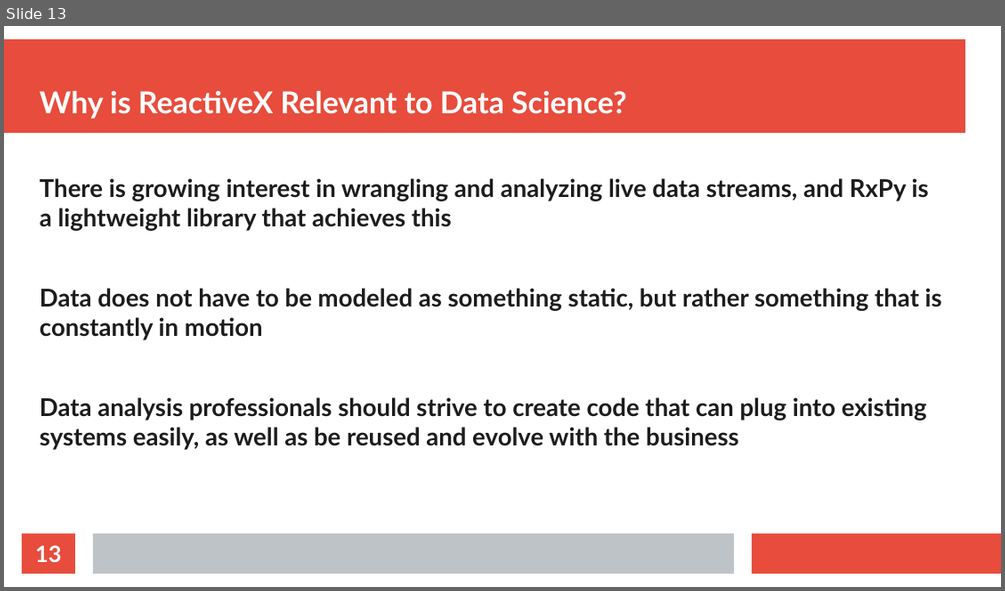
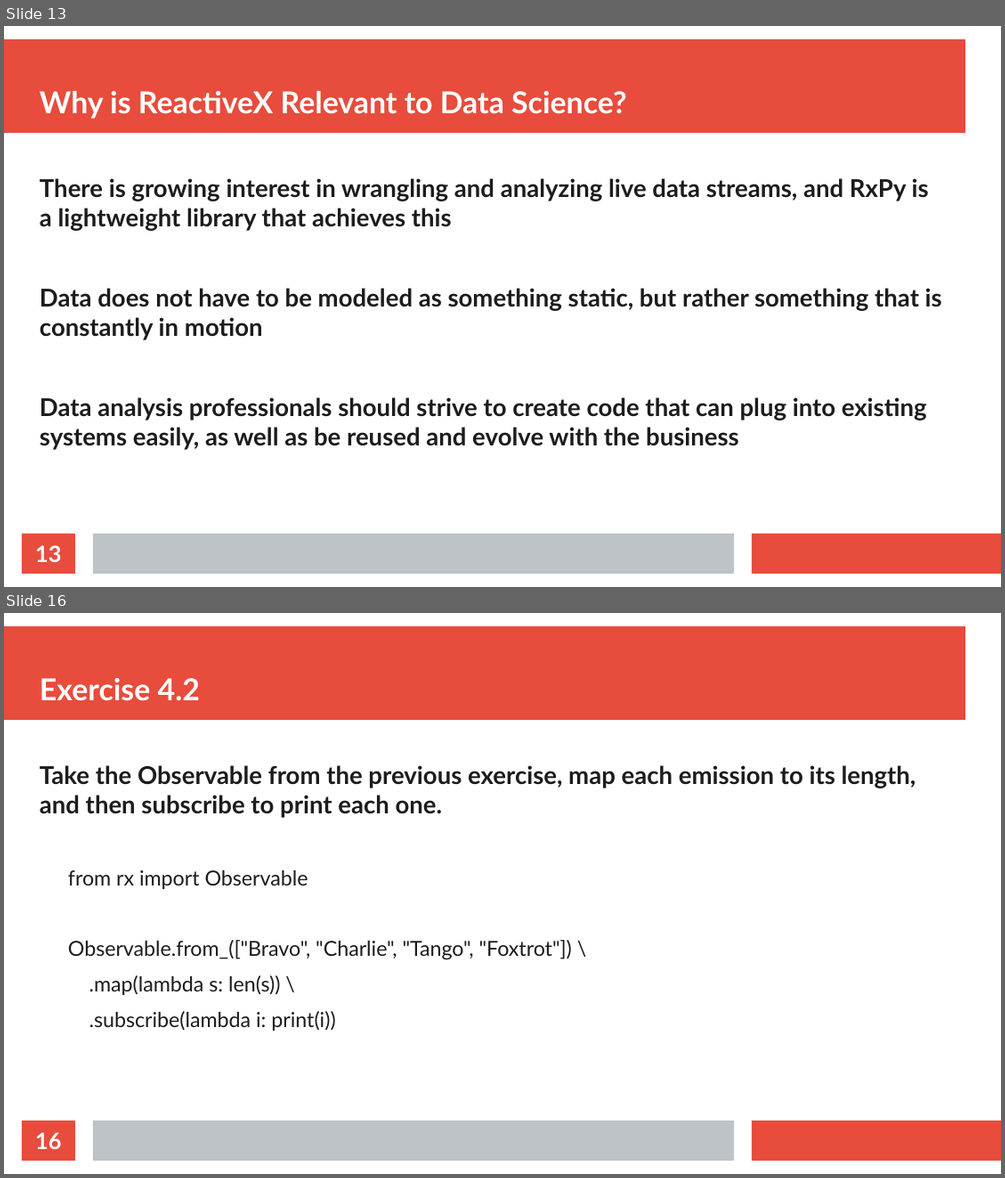
Before and after one commit to thomasnield/oreilly_reactive_python_for_data, a slide deck: resources/reactive_python_slides.odp. Shown one above the other, each under a label of ours: slide 13 before the commit, slides 13 and 16 after it; the slides between them are not shown. The pictures are 1005x591 and 1005x1178 pixels, drawn with LibreOffice and Linux fonts; fonts in the diff are those of the drawing. Boxes give left, top, right and bottom in pixels: in the first picture for what was removed or moved away, otherwise in the second. Text is boxed around its words. In the diff, an @@ line names an element or a change of style, - is before the commit and + after.

```diff
--- a/resources/reactive_python_slides.odp
+++ b/resources/reactive_python_slides.odp
@@ slide 16 added at <box>4,613,1001,1174</box>, background #FFFFFF; not listed: 3 template elements that a slide beside it also shows @@
@@ title added at <box>40,678,200,701</box>, 24 pt, text #FFFFFF, bold @@
+Exercise 4.2
@@ text added at <box>40,765,916,1030</box>, 16.5 pt, text #1C1C1C @@
+Take the Observable from the previous exercise, map each emission to its length, and then subscribe to print each one.
+  from rx import Observable
+  Observable.from_(["Bravo", "Charlie", "Tango", "Foxtrot"]) \
+  .map(lambda s: len(s)) \
+  .subscribe(lambda i: print(i))
@@ page number added at <box>22,1120,75,1160</box>, fill #E74C3C, 18 pt, text #FFFFFF, bold @@
+16
```
Also in this commit, not shown: 2 slides changed, 15 other slides added.
